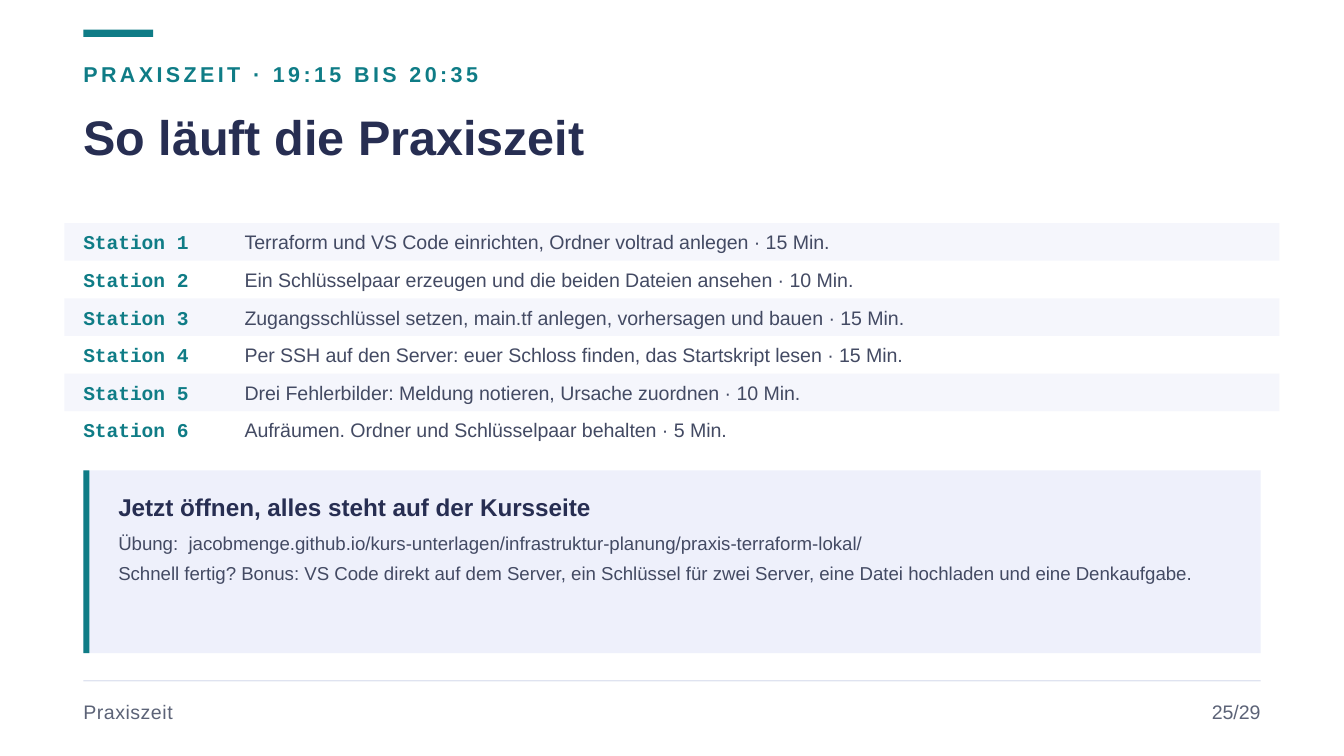
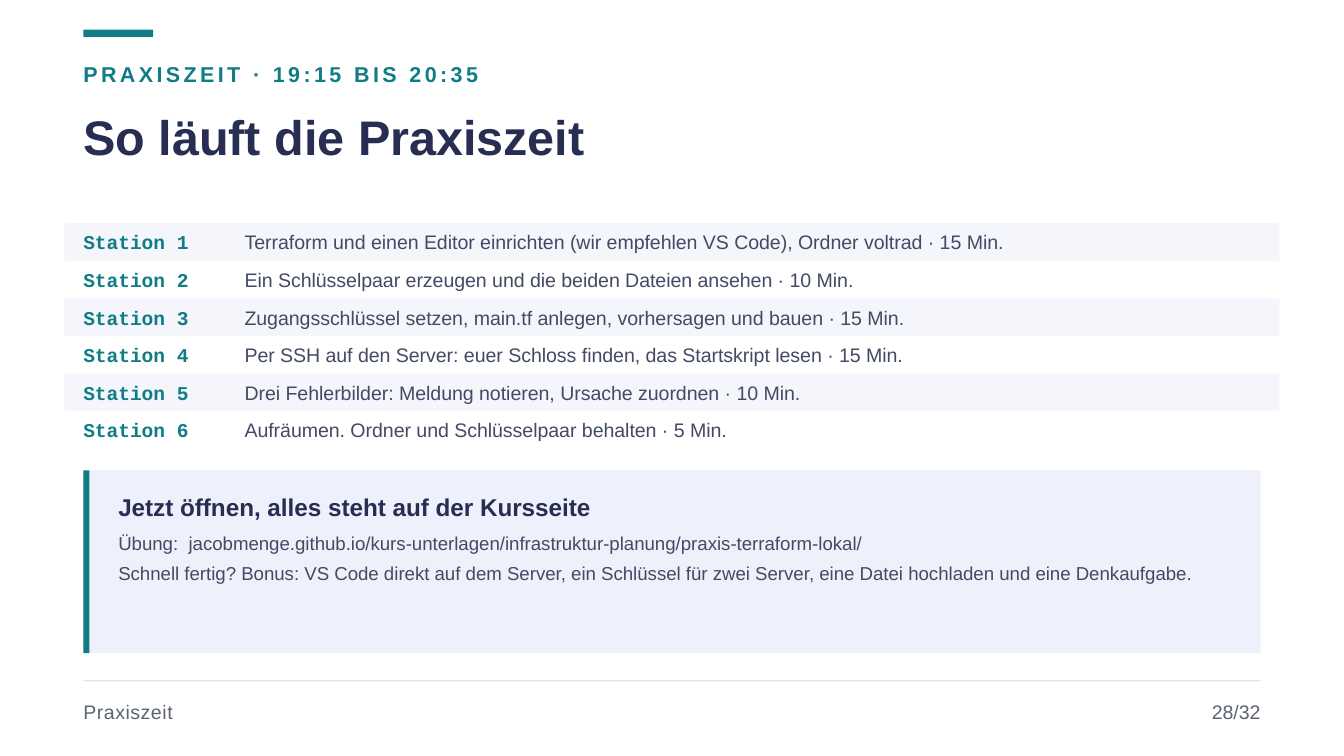
Before and after one commit to JacobMenge/kurs-unterlagen, a slide deck: slide 32 of folien/19-terraform-lokal.pptx (slide 29 before the commit). Drawn at 1344x756 pixels with LibreOffice and Linux fonts; fonts in the diff are those of the drawing. Boxes give left, top, right and bottom in pixels: in the first picture for what was removed or moved away, otherwise in the second. Text is boxed around its words. In the diff, an @@ line names an element or a change of style, - is before the commit and + after.

```diff
--- a/folien/19-terraform-lokal.pptx
+++ b/folien/19-terraform-lokal.pptx
@@ text at (245, 235, 1004, 253): text changed @@
-Terraform und VS Code einrichten, Ordner voltrad anlegen · 15 Min.
+Terraform und einen Editor einrichten (wir empfehlen VS Code), Ordner voltrad · 15 Min.
@@ text at (1212, 705, 1261, 719): text changed @@
-25/29
+28/32
```
Also in this commit, not shown: 28 other slides changed, 3 slides added, 2 other files.
